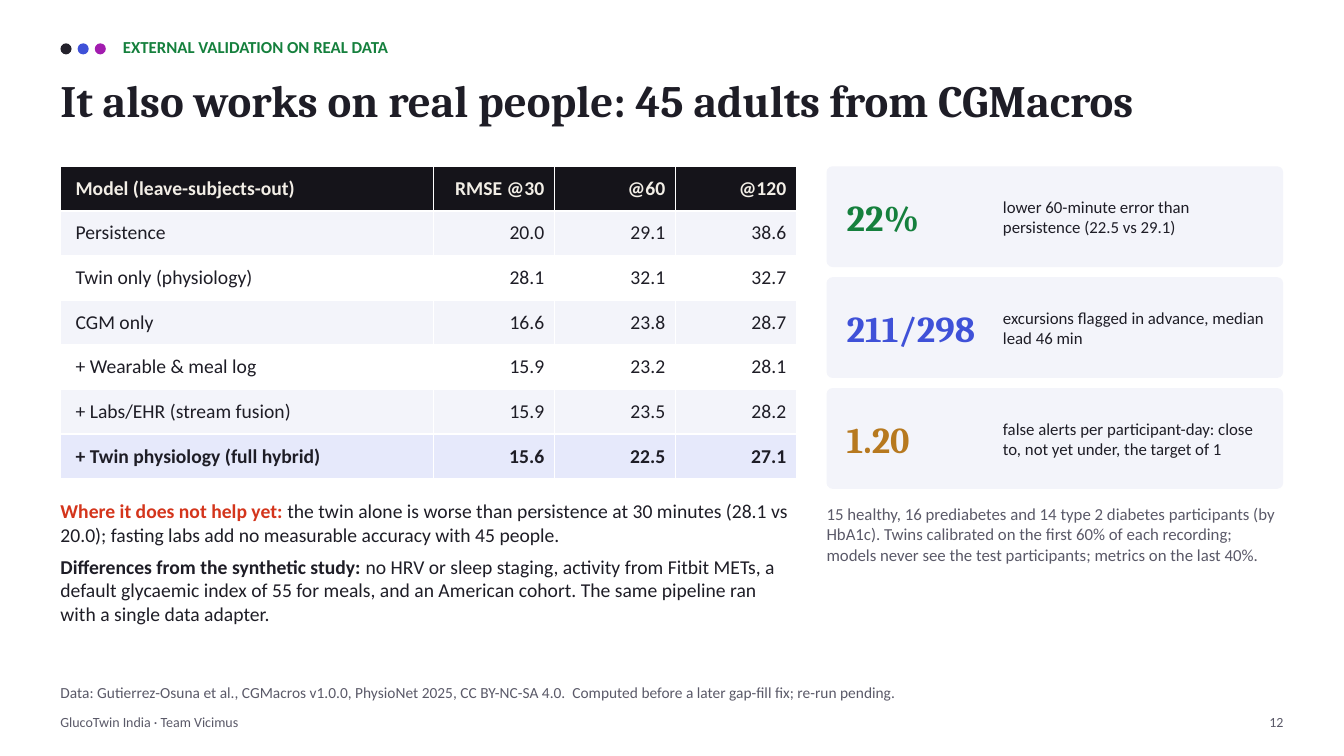
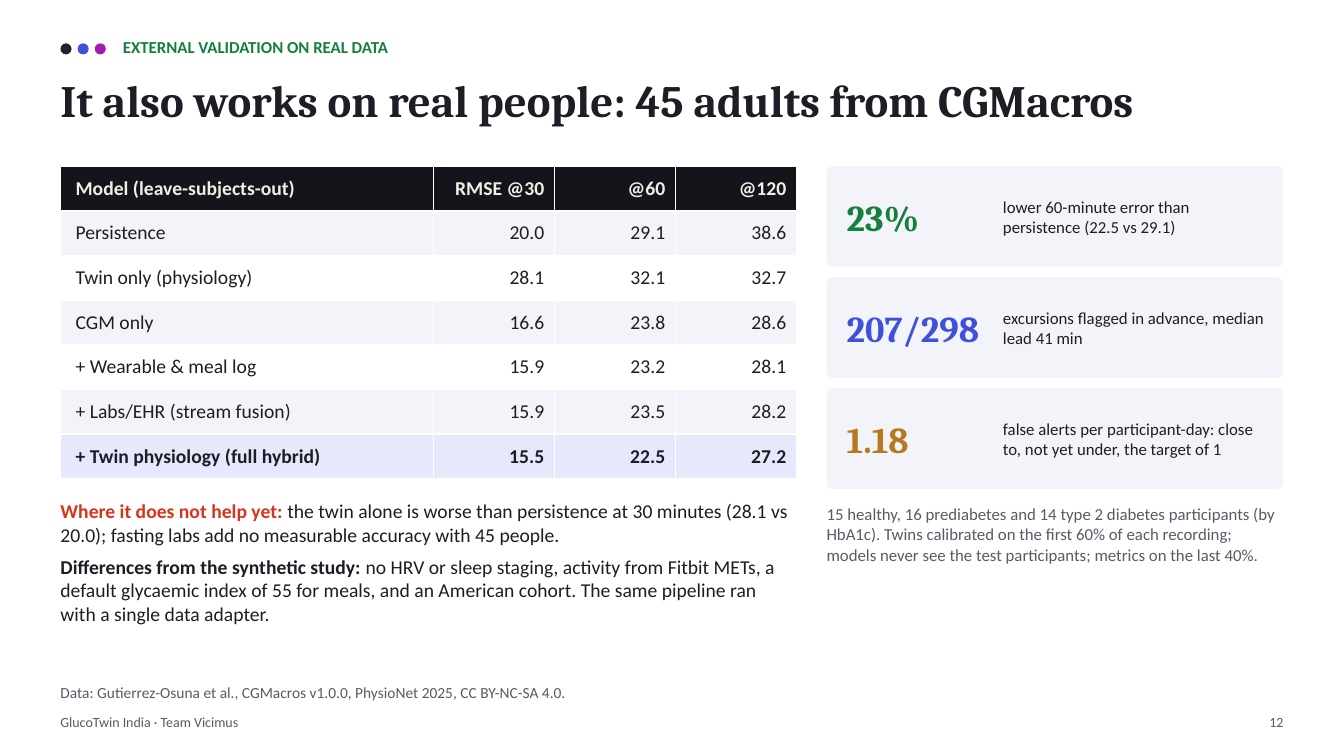
Before and after one commit to Physics0070/Vicimus_Vishwakarma-Institute-of-Technology, a slide deck: slide 12 of docs/GlucoTwin_Presentation.pptx. Drawn at 1344x756 pixels with LibreOffice and Linux fonts; fonts in the diff are those of the drawing. Boxes give left, top, right and bottom in pixels: in the first picture for what was removed or moved away, otherwise in the second. Text is boxed around its words. In the diff, an @@ line names an element or a change of style, - is before the commit and + after.

```diff
--- a/docs/GlucoTwin_Presentation.pptx
+++ b/docs/GlucoTwin_Presentation.pptx
@@ table at <box>60,166,797,479</box> @@
-row 4, column 4: 28.7
+row 4, column 4: 28.6
-row 7, column 2: 15.6
+row 7, column 2: 15.5
-row 7, column 4: 27.1
+row 7, column 4: 27.2
@@ text at <box>847,206,919,232</box>: text changed @@
-22%
+23%
@@ text at <box>847,316,979,347</box>: text changed @@
-211/298
+207/298
@@ text at <box>1003,312,1263,344</box>: text changed @@
-excursions flagged in advance, median lead 46 min
+excursions flagged in advance, median lead 41 min
@@ text at <box>847,428,909,454</box>: text changed @@
-1.20
+1.18
@@ text at <box>60,687,565,701</box>: text changed @@
-Data: Gutierrez-Osuna et al., CGMacros v1.0.0, PhysioNet 2025, CC BY-NC-SA 4.0. Computed before a later gap-fill fix; re-run pending.
+Data: Gutierrez-Osuna et al., CGMacros v1.0.0, PhysioNet 2025, CC BY-NC-SA 4.0.
```
Also in this commit, not shown: 7 other files.
